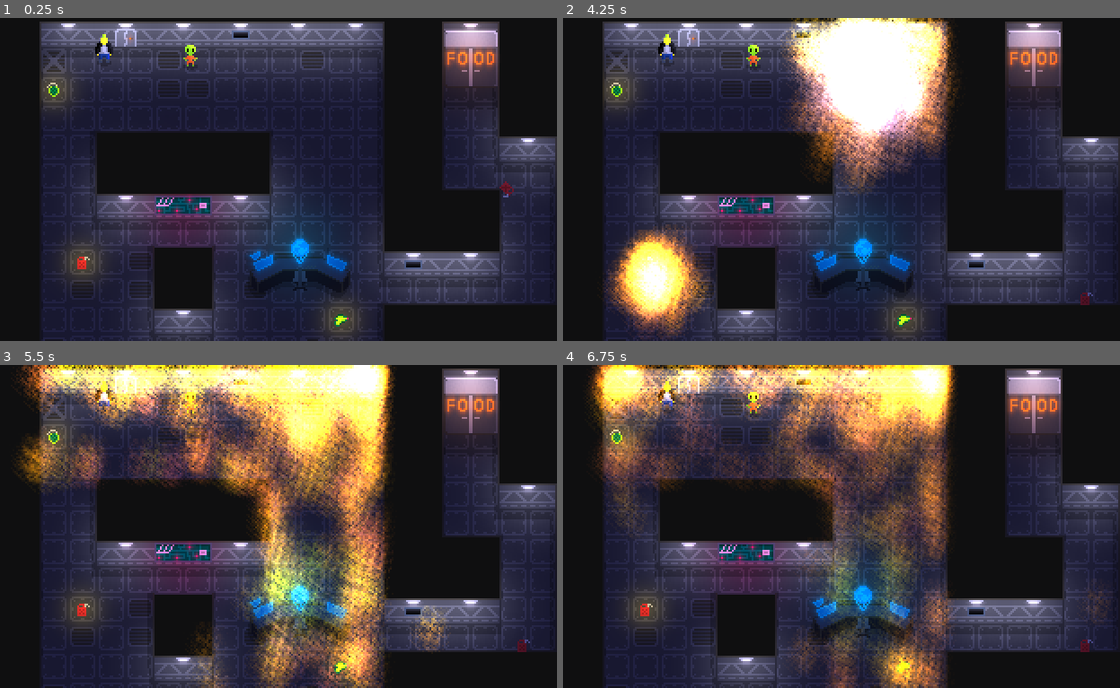
Above: before the commit, frames 1-4 (two rows, left to right).
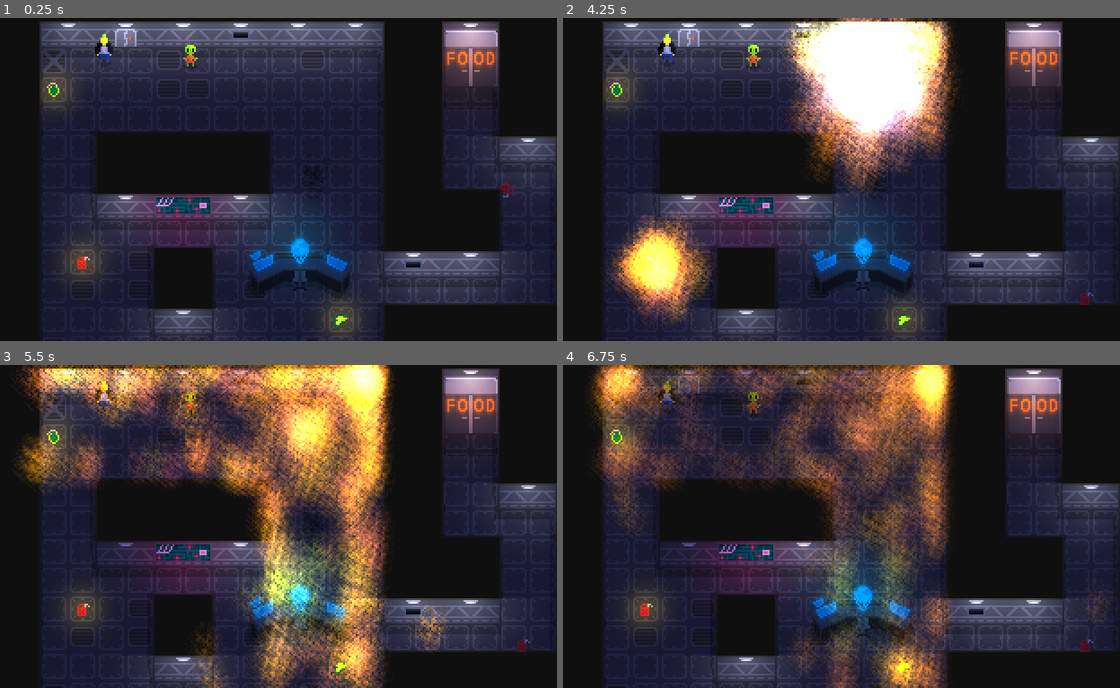
Above: after the commit, the same moments.

Repository: CrankyCranton/Godot-Jam-3
Game: Godot game, scene res://assets/tiles/tiles_test.tscn
The game is run twice, just before and just after one commit, with the same random seed, the same clock (stepped at 60 frames per second) and the same inputs. The project has no main scene, so this scene is started directly.
Inputs:
- Up to frame 1 (0.25 s): no input
- Up to frame 2 (4.25 s): tap Enter at 1.25, 2.75 s; tap Space at 2, 3.5 s
- Up to frame 3 (5.5 s): no input
- Up to frame 4 (6.75 s): no input

The runs differ from the first frame. In frame 1, 0.8% of the frame differs, in the area x 10-97%, y 1-93%; in frame 2, 5.2%; in frame 3, 14%; in frame 4, 14%, in the area x 5-97%, y 0-93%.

Commit message:
Spotlights

Diff:
--- a/assets/tiles/tiles_test.tscn
+++ b/assets/tiles/tiles_test.tscn
@@ -8,13 +8,14 @@
 [ext_resource type="Script" path="res://scripts/wall_tiles.gd" id="3_axmag"]
 [ext_resource type="Texture2D" uid="uid://bsooutmtd8f2s" path="res://assets/items/grenade/grenade.png" id="4_blhkw"]
 [ext_resource type="Texture2D" uid="uid://c03srpav2opc7" path="res://assets/items/laser_gun/laser_gun.png" id="5_sk122"]
-[ext_resource type="Texture2D" uid="uid://dc6numek7ase5" path="res://assets/items/item_glow/item_glow.png" id="6_bkpu8"]
+[ext_resource type="Texture2D" uid="uid://dc6numek7ase5" path="res://assets/lights/item_glow/item_glow.png" id="6_bkpu8"]
 [ext_resource type="Texture2D" uid="uid://cpv6honmno36t" path="res://assets/alien/alien.png" id="7_pmbjv"]
 [ext_resource type="Texture2D" uid="uid://cs5f7dqc1w4yu" path="res://assets/command_panel/command_panel.png" id="8_c6e1i"]
-[ext_resource type="Texture2D" uid="uid://ddu58a3dq2r1a" path="res://assets/area_glow/area_glow.png" id="10_iyg4v"]
+[ext_resource type="Texture2D" uid="uid://ddu58a3dq2r1a" path="res://assets/lights/area_glow/area_glow.png" id="10_iyg4v"]
 [ext_resource type="Texture2D" uid="uid://xlhy665mvtt2" path="res://assets/circut_board/circut_board.png" id="11_hmf1d"]
 [ext_resource type="Texture2D" uid="uid://dmqjq6ybbi583" path="res://assets/refrigerator/refrigerator.png" id="12_rl645"]
 [ext_resource type="PackedScene" uid="uid://bbeevbiong0h2" path="res://scenes/explosion.tscn" id="13_i1gal"]
+[ext_resource type="Texture2D" uid="uid://bs8ld2eunvqgi" path="res://assets/particles/explosion/explosion.png" id="16_ssc7c"]
 
 [sub_resource type="TileSetAtlasSource" id="TileSetAtlasSource_fj53s"]
 texture = ExtResource("1_hm024")
@@ -457,6 +458,9 @@
 custom_data_layer_0/type = 24
 sources/0 = SubResource("TileSetAtlasSource_4oi31")
 
+[sub_resource type="CanvasItemMaterial" id="CanvasItemMaterial_kdedk"]
+blend_mode = 2
+
 [sub_resource type="CanvasItemMaterial" id="CanvasItemMaterial_fy13x"]
 
 [sub_resource type="OccluderPolygon2D" id="OccluderPolygon2D_fr7cx"]
@@ -490,6 +494,12 @@
 tile_map_data = PackedByteArray("AAABAAAAAAABAAQAAAADAAAAAAACAAQAAAAGAAQAAAACAAQAAAA=")
 tile_set = SubResource("TileSet_wuttn")
 
+[node name="Explosion4" type="Sprite2D" parent="."]
+modulate = Color(0.25, 0.25, 0.25, 1)
+material = SubResource("CanvasItemMaterial_kdedk")
+position = Vector2(153, 92)
+texture = ExtResource("16_ssc7c")
+
 [node name="CharacterShadow" type="Sprite2D" parent="."]
 position = Vector2(36, 25)
 texture = ExtResource("2_0d1v0")
@@ -570,14 +580,14 @@
 texture = ExtResource("10_iyg4v")
 
 [node name="Explosion" parent="." instance=ExtResource("13_i1gal")]
-position = Vector2(30, 149)
+position = Vector2(32, 141)
 
 [node name="Explosion2" parent="." instance=ExtResource("13_i1gal")]
 position = Vector2(149, 38)
 radius = 256.0
 
 [node name="Explosion3" parent="." instance=ExtResource("13_i1gal")]
-position = Vector2(273, 143)
+position = Vector2(258, 152)
 radius = 16.0
 
 [node name="RigidBody2D" type="RigidBody2D" parent="."]
--- a/scenes/wall.tscn
+++ b/scenes/wall.tscn
@@ -1,18 +1,58 @@
-[gd_scene load_steps=5 format=3 uid="uid://cuila53tv68je"]
+[gd_scene load_steps=9 format=3 uid="uid://cuila53tv68je"]
 
-[ext_resource type="Texture2D" uid="uid://ddu58a3dq2r1a" path="res://assets/area_glow/area_glow.png" id="1_45m3q"]
 [ext_resource type="Script" path="res://scripts/wall.gd" id="1_u3nop"]
 [ext_resource type="Texture2D" uid="uid://crermxvfbtk3f" path="res://assets/tiles/tiles.png" id="2_7rw3o"]
+[ext_resource type="Texture2D" uid="uid://dckp1m3vcu4w2" path="res://assets/lights/spot_light/spot_light.png" id="2_jeamr"]
+
+[sub_resource type="CanvasItemMaterial" id="CanvasItemMaterial_6bkg3"]
 
 [sub_resource type="RectangleShape2D" id="RectangleShape2D_vase4"]
 size = Vector2(32, 14)
+
+[sub_resource type="Animation" id="Animation_o4s8t"]
+resource_name = "explode"
+length = 3.0
+step = 0.01
+tracks/0/type = "value"
+tracks/0/imported = false
+tracks/0/enabled = true
+tracks/0/path = NodePath("Light:energy")
+tracks/0/interp = 1
+tracks/0/loop_wrap = true
+tracks/0/keys = {
+"times": PackedFloat32Array(0, 0.1, 0.11, 3),
+"transitions": PackedFloat32Array(1, 1, 1, 1),
+"update": 0,
+"values": [1.0, 3.0, 0.25, 0.0]
+}
+
+[sub_resource type="Animation" id="Animation_jbpsn"]
+length = 0.001
+tracks/0/type = "value"
+tracks/0/imported = false
+tracks/0/enabled = true
+tracks/0/path = NodePath("Light:energy")
+tracks/0/interp = 1
+tracks/0/loop_wrap = true
+tracks/0/keys = {
+"times": PackedFloat32Array(0),
+"transitions": PackedFloat32Array(1),
+"update": 0,
+"values": [1.0]
+}
+
+[sub_resource type="AnimationLibrary" id="AnimationLibrary_jadl7"]
+_data = {
+"RESET": SubResource("Animation_jbpsn"),
+"explode": SubResource("Animation_o4s8t")
+}
 
 [node name="Wall" type="StaticBody2D"]
 script = ExtResource("1_u3nop")
 
 [node name="Light" type="PointLight2D" parent="."]
-position = Vector2(0, -11)
-texture = ExtResource("1_45m3q")
+position = Vector2(0, 18)
+texture = ExtResource("2_jeamr")
 
 [node name="Sprite" type="Sprite2D" parent="."]
 texture = ExtResource("2_7rw3o")
@@ -20,5 +60,12 @@
 region_rect = Rect2(32, 0, 32, 32)
 
 [node name="CollisionShape" type="CollisionShape2D" parent="."]
+visible = false
+material = SubResource("CanvasItemMaterial_6bkg3")
 position = Vector2(0, -7)
 shape = SubResource("RectangleShape2D_vase4")
+
+[node name="AnimationPlayer" type="AnimationPlayer" parent="."]
+libraries = {
+"": SubResource("AnimationLibrary_jadl7")
+}
--- a/scripts/explosion.gd
+++ b/scripts/explosion.gd
@@ -8,7 +8,7 @@
 @onready var shape: CollisionShape2D = $Shape
 @onready var line_of_fire: RayCast2D = $LineOfFire
 
-@export var radius := 64.0
+@export var radius := 32.0
 @export var density := 2.0
 @export var max_smoke := 2
 #@export var smoke_spawns := 2
@@ -37,4 +37,5 @@
 		line_of_fire.target_position = line_of_fire.to_local(body.global_position)
 		line_of_fire.force_raycast_update()
 		if line_of_fire.get_collider() == body:
-			pass # Body collided.
+			if body is Wall:
+				body.explode()
--- a/scripts/wall.gd
+++ b/scripts/wall.gd
@@ -1,12 +1,21 @@
 class_name Wall extends StaticBody2D
 
 
+@onready var animation_player: AnimationPlayer = $AnimationPlayer
 @onready var light: PointLight2D = $Light
 @onready var sprite: Sprite2D = $Sprite
 @onready var collision_shape: CollisionShape2D = $CollisionShape
+
+var destroyed := false
 
 
 func init(wall: bool, texture_coords: Vector2) -> void:
 	light.visible = wall
 	collision_shape.disabled = not wall
 	sprite.region_rect.position = texture_coords
+
+
+func explode() -> void:
+	if not destroyed:
+		destroyed = true
+		animation_player.play(&"explode")
Renamed: assets/area_glow/area_glow.png -> assets/lights/area_glow/area_glow.png
Not shown, changed: assets/lights/area_glow/area_glow.png.import
Renamed: assets/items/item_glow/item_glow.png -> assets/lights/item_glow/item_glow.png
Not shown, changed: assets/lights/item_glow/item_glow.png.import
Binary file added: assets/lights/spot_light/spot_light.png
Not shown, added: assets/lights/spot_light/spot_light.png.import
Binary file changed: assets/tiles/tiles.png
Not shown: 1 places in assets/tiles/tiles_test.tscn that only renumber resources
Not shown, removed: assets/area_glow/area_glow.pxo
Not shown, added: assets/lights/area_glow/area_glow.pxo
Not shown, added: assets/lights/item_glow/item_glow.pxo
Not shown, added: assets/lights/spot_light/spot_light.pxo
(and 1 more such lines)
